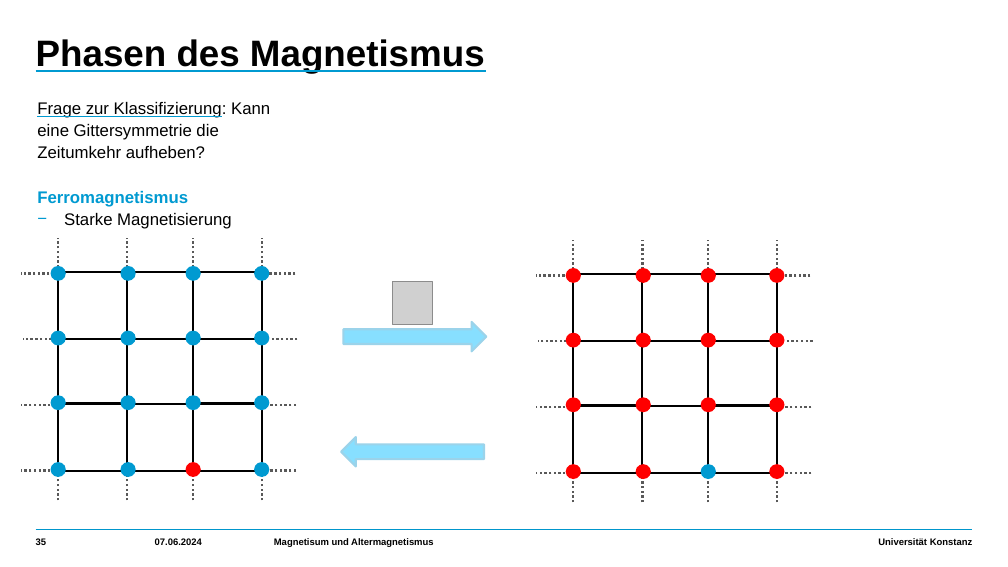
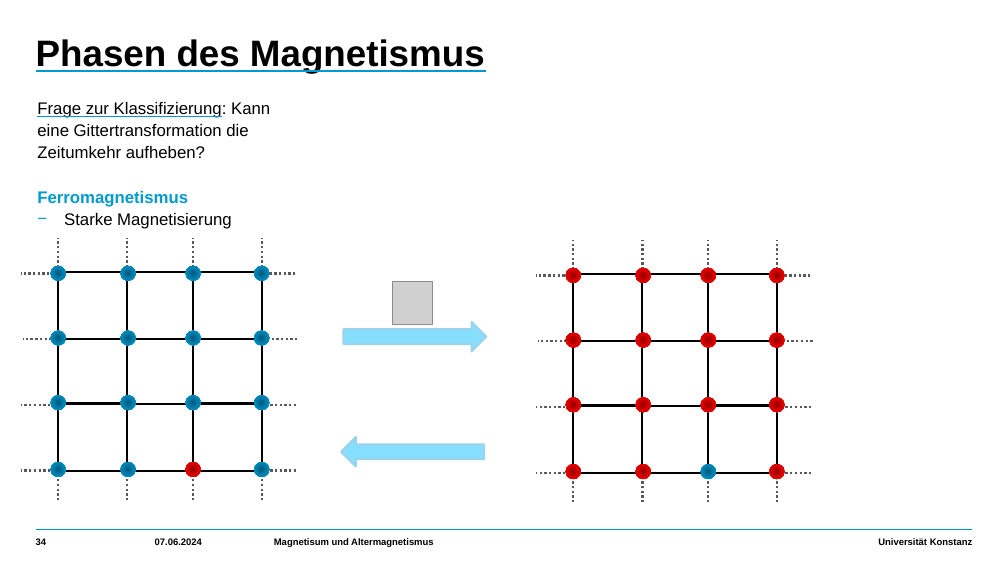
Before and after one commit to HolykingJulex/EstimateSeminar, a slide deck: slide 34 of Vortrag.pptx (slide 35 before the commit). Drawn at 1008x567 pixels with LibreOffice and Linux fonts; fonts in the diff are those of the drawing; grey boxes stand for pictures. Boxes give left, top, right and bottom in pixels: in the first picture for what was removed or moved away, otherwise in the second. Text is boxed around its words. In the diff, an @@ line names an element or a change of style, - is before the commit and + after.

```diff
--- a/Vortrag.pptx
+++ b/Vortrag.pptx
@@ text at (37,102,270,158): text changed @@
-Frage zur Klassifizierung: Kann eine Gittersymmetrie die Zeitumkehr aufheben?
+Frage zur Klassifizierung: Kann eine Gittertransformation die Zeitumkehr aufheben?
@@ fill #009AD1 to gradient #005B7C to #0082B0 to #009AD1 in 16 elements at (51,266,66,281), (120,266,135,281), (185,266,200,281), (254,266,269,281), (51,330,66,346), (120,330,135,346), (185,330,200,346), (254,330,269,346), (51,395,66,411), (120,395,135,411), (185,395,200,411), (254,395,269,411), (51,462,66,477), (120,462,135,477), (254,462,269,477), (701,464,716,479) @@
@@ fill #FF0000 to gradient #970000 to #D70000 to #FF0000 in 16 elements at (185,462,200,477), (566,268,581,283), (636,268,651,283), (701,268,716,283), (770,268,785,283), (566,333,581,348), (636,333,651,348), (701,333,716,348), (770,333,785,348), (566,398,581,413), (636,398,651,413), (701,398,716,413), (770,398,785,413), (566,464,581,479), (636,464,651,479), (770,464,785,479) @@
@@ page number at (36,538,47,545): text changed @@
-35
+34
```
Also in this commit, not shown: 35 other slides changed, 3 slides added, 4 slides removed, 3 other files.
